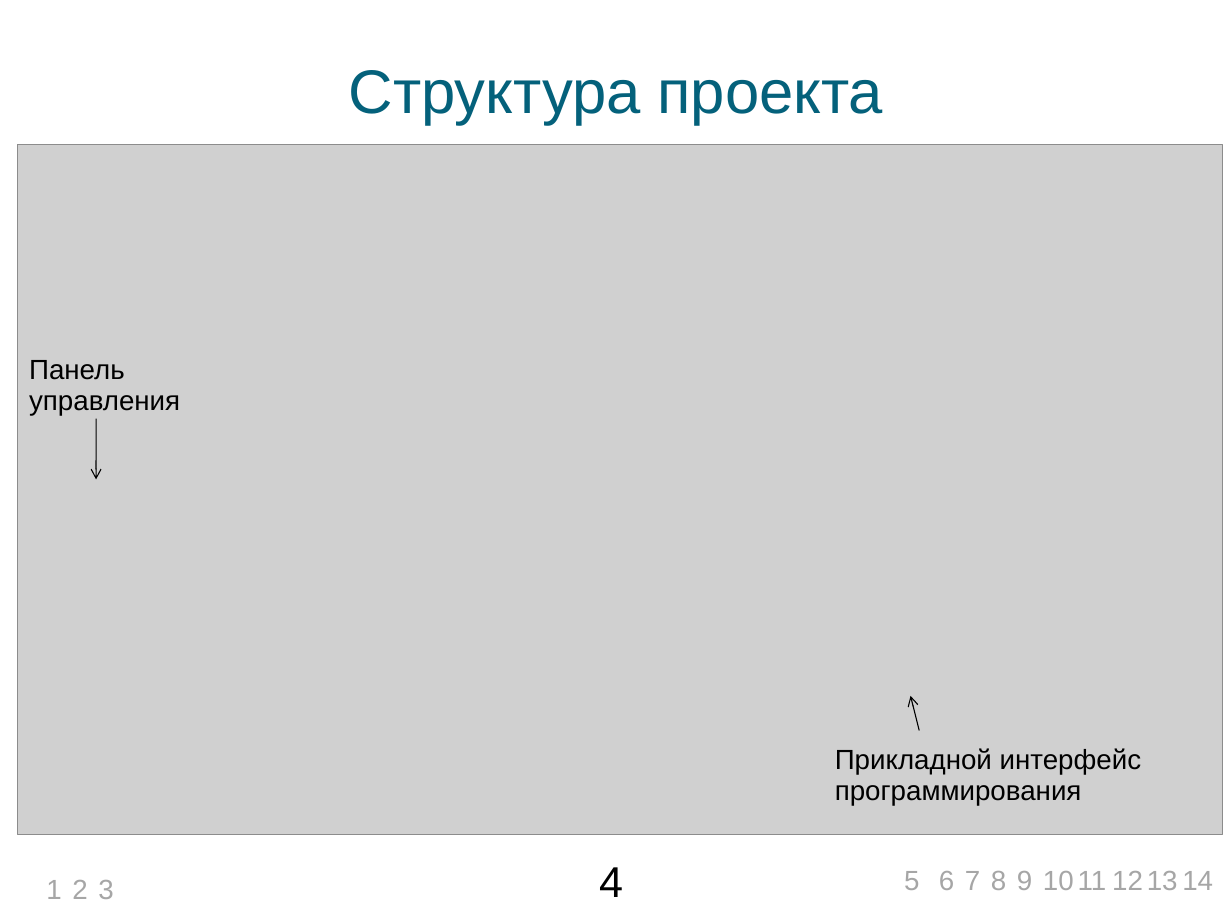
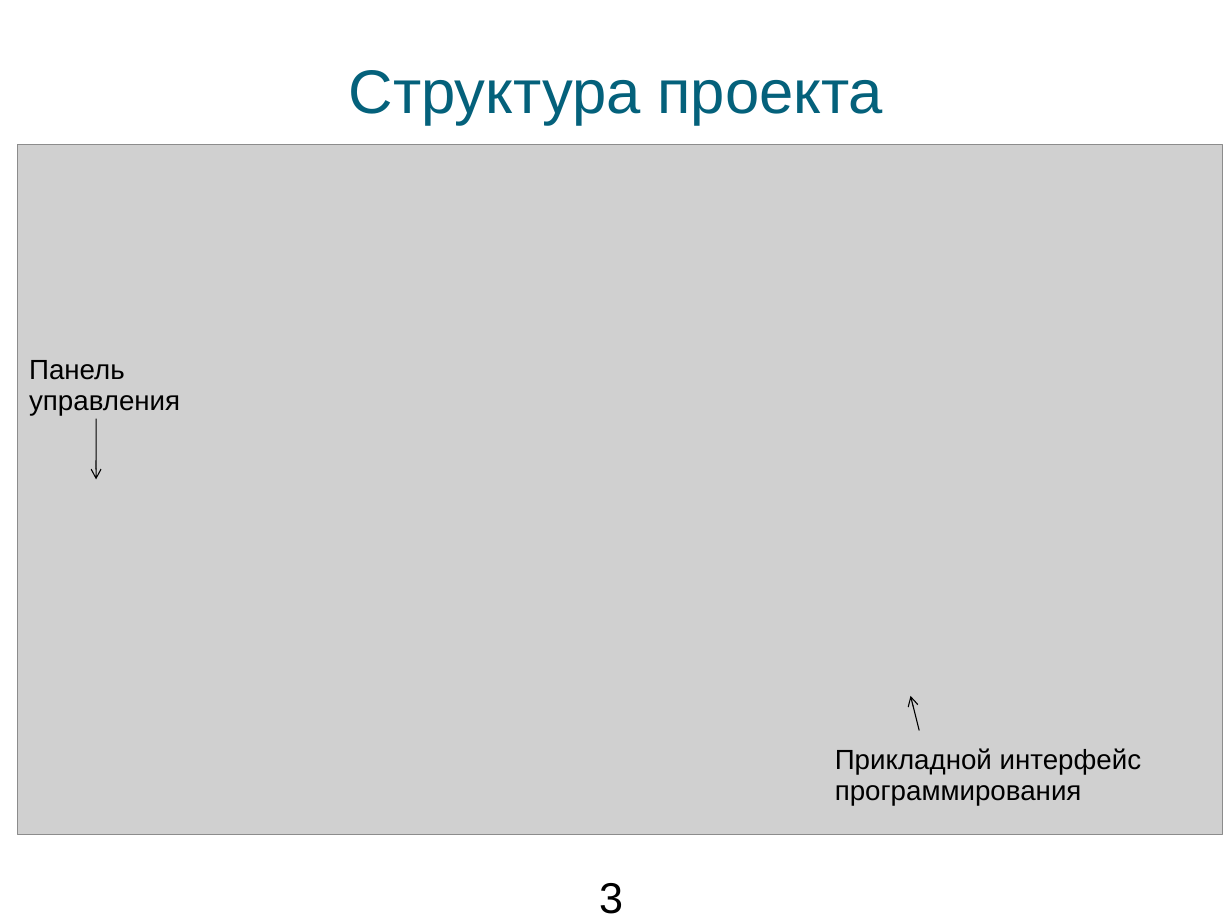
Before and after one commit to bluerain/snoopy, a slide deck: slide 3 of diploma/trunk/ppt/starovoitov.pptx (slide 4 before the commit). Drawn at 1232x924 pixels with LibreOffice and Linux fonts; fonts in the diff are those of the drawing; grey boxes stand for pictures; background and template pictures are left out. Boxes give left, top, right and bottom in pixels: in the first picture for what was removed or moved away, otherwise in the second. Text is boxed around its words. In the diff, an @@ line names an element or a change of style, - is before the commit and + after.

```diff
--- a/diploma/trunk/ppt/starovoitov.pptx
+++ b/diploma/trunk/ppt/starovoitov.pptx
@@ text removed at bbox=[35, 869, 61, 904] @@
-1
@@ text removed at bbox=[61, 869, 104, 913] @@
-2
@@ text "3": place and size @@
-text "3" at bbox=[88, 869, 115, 912]
+text "3" at bbox=[599, 883, 623, 914]
@@ text "3" at bbox=[599, 883, 623, 914]: size 18 to 28 pt, text colour #A6A6A6 to #000000 @@
@@ text removed at bbox=[599, 867, 623, 897] @@
-4
@@ text removed at bbox=[904, 871, 919, 890] @@
-5
@@ text removed at bbox=[939, 871, 954, 890] @@
-6
@@ text removed at bbox=[965, 871, 980, 890] @@
-7
@@ text removed at bbox=[991, 871, 1006, 890] @@
-8
@@ text removed at bbox=[1017, 871, 1032, 890] @@
-9
@@ text removed at bbox=[1043, 871, 1074, 890] @@
-10
@@ text removed at bbox=[1078, 871, 1107, 890] @@
-11
@@ text removed at bbox=[1112, 871, 1143, 890] @@
-12
@@ text removed at bbox=[1147, 871, 1178, 890] @@
-13
@@ text removed at bbox=[1182, 871, 1213, 890] @@
-14
```
Also in this commit, not shown: 8 other slides changed, 4 slides added, 4 slides removed, 8 other files.
